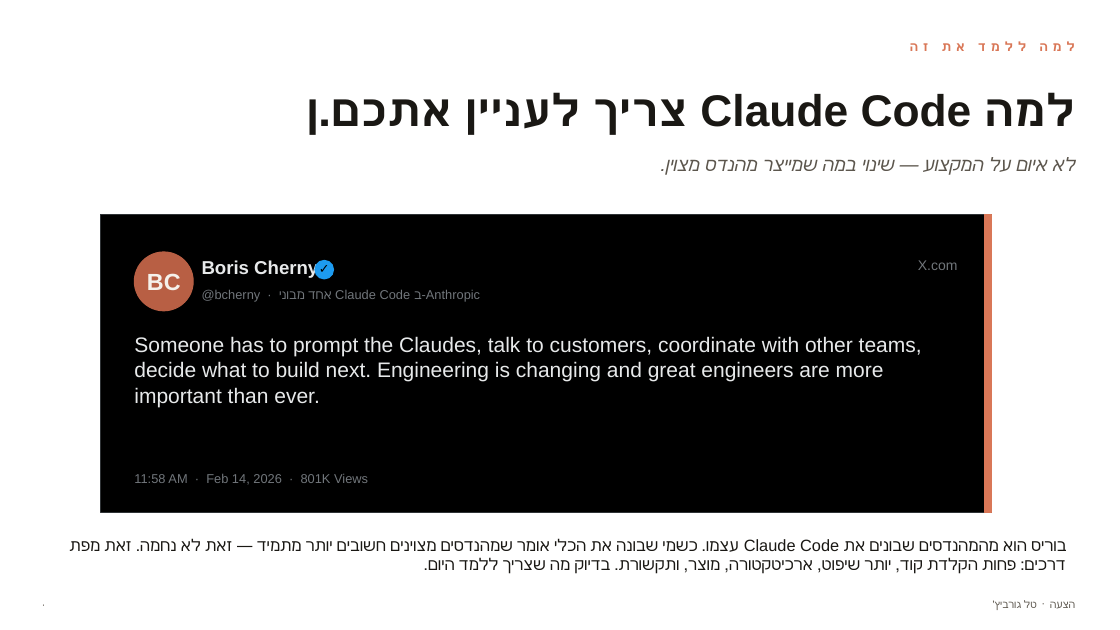
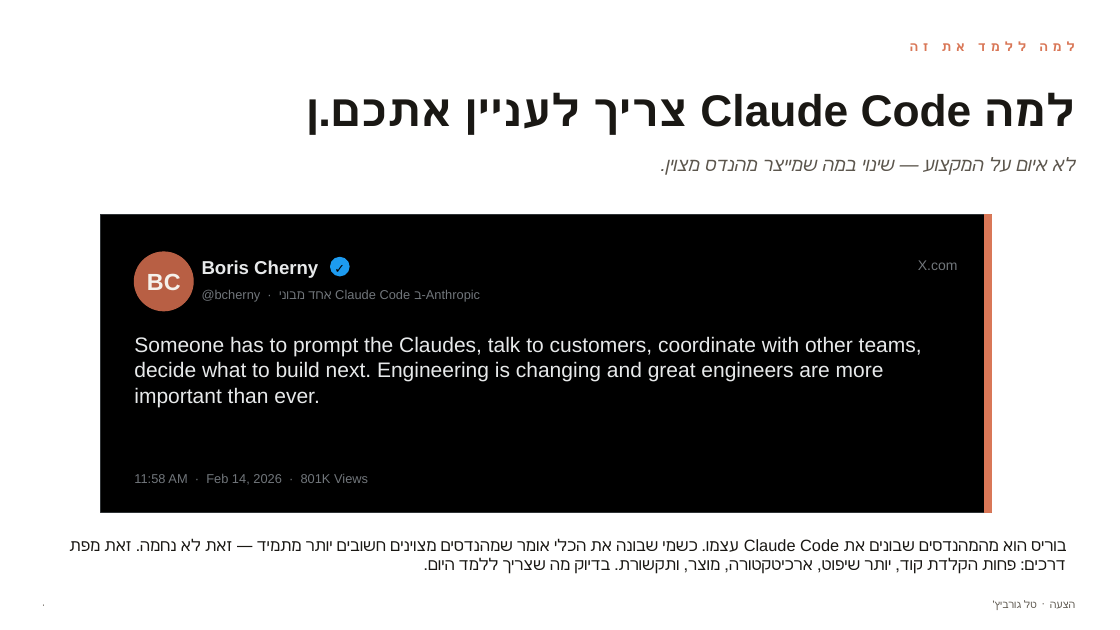
Before and after one commit to talgurevich/claude101, a slide deck: slide 3 of session-01/claude-code-deck1-he.pptx. Drawn at 1120x630 pixels with LibreOffice and Linux fonts; fonts in the diff are those of the drawing. Boxes give left, top, right and bottom in pixels: in the first picture for what was removed or moved away, otherwise in the second. Text is boxed around its words. In the diff, an @@ line names an element or a change of style, - is before the commit and + after.

```diff
--- a/session-01/claude-code-deck1-he.pptx
+++ b/session-01/claude-code-deck1-he.pptx
@@ text "✓": place and size @@
-text "✓" at [315,259,334,277]
+text "✓" at [329,260,350,276]
@@ ellipse: place and size @@
-ellipse at [315,260,334,279]
+ellipse at [331,257,350,276]
```
Also in this commit, not shown: 1 other slide changed, 1 slide added.
